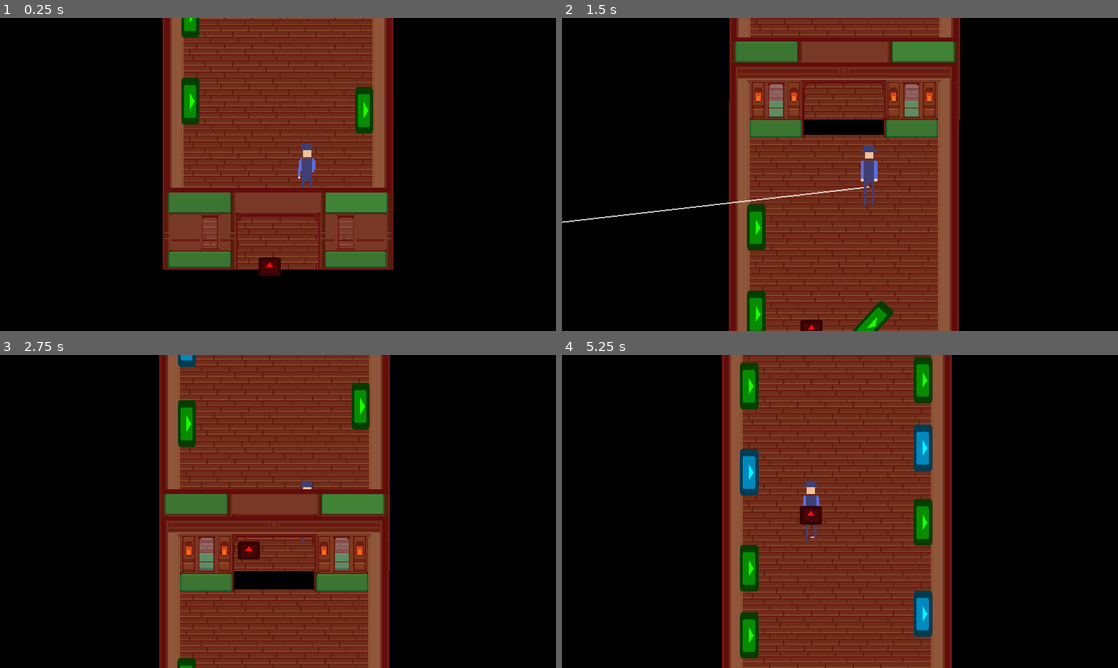
Above: before the commit, frames 1-4 (two rows, left to right).
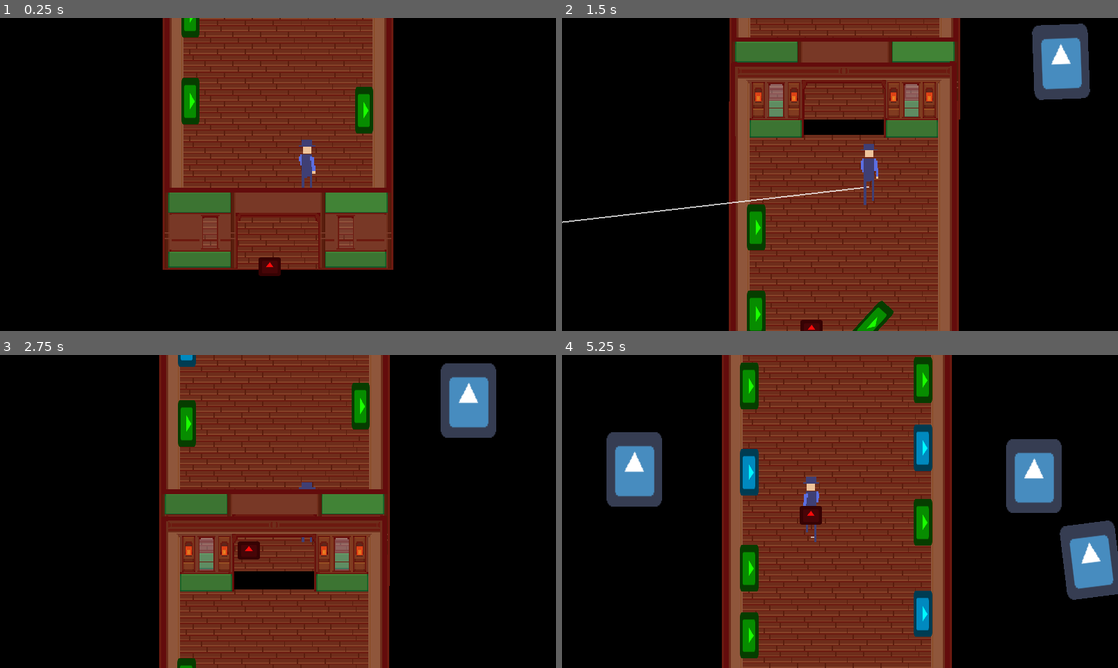
Above: after the commit, the same moments.

Repository: lajollagamesclub/week-139-followers
Game: Godot game, scene res://Main.tscn
The game is run twice, just before and just after one commit, with the same random seed, the same clock (stepped at 60 frames per second) and the same inputs. The engine's default icon, where the game draws it, is replaced by a stand-in: a white triangle on a blue panel in a dark square.
Inputs (mouse positions are in pixels of both pictures, inside the frame that each line leads up to):
- Up to frame 1 (0.25 s): no input
- Up to frame 2 (1.5 s): tap Enter at 0.5 s; move the mouse to (962, 158) at 0.52 s; press the mouse at (962, 158) at 0.53 s; hold D (g_right) 0.53-1.28 s; move the mouse to (728, 190) at 1.27 s; release the mouse at (728, 190) at 1.28 s; hold Space (g_takedown) from 1.28 s (still down); click (728, 190) at 1.35 s
- Up to frame 3 (2.75 s): move the mouse to (333, 442) at 2.02 s; release Space (g_takedown) at 2.03 s; press the mouse at (333, 442) at 2.03 s; hold D (g_right) from 2.03 s (still down)
- Up to frame 4 (5.25 s): move the mouse to (812, 574) at 2.77 s; release the mouse at (812, 574) at 2.78 s; click (812, 574) at 2.85 s; move the mouse to (1006, 558) at 3.52 s; release D (g_right) at 3.53 s; press the mouse at (1006, 558) at 3.53 s; hold A (g_left) 3.53-5.03 s; move the mouse to (673, 464) at 4.27 s; release the mouse at (673, 464) at 4.28 s; click (673, 464) at 4.35 s; move the mouse to (867, 511) at 5.02 s; press the mouse at (867, 511) at 5.03 s; hold Space (g_takedown) from 5.03 s (still down)

The runs differ from the first frame. In frame 1, 0.1% of the frame differs, in the area x 53-57%, y 38-53%; in frame 2, 2.5%; in frame 3, 2.4%; in frame 4, 7.1%, in the area x 8-100%, y 24-79%.

Commit message:
Add car spawning and movement

Diff:
--- /dev/null
+++ b/src/Car.gd
@@ -0,0 +1,50 @@
+extends Node2D
+
+signal dead(what_my_spot_was)
+
+var target_spot: Vector2 = Vector2() setget set_target_spot
+
+var my_spot: Vector2 = Vector2()
+
+var real_pos: Vector2 = Vector2()
+var time := 0.0
+var health := 0
+
+var target_rotation: float = 0.0
+
+func _ready():
+	randomize()
+	time += rand_range(0.0, 200.0)
+	health = randi()%4 + 3
+
+func _process(delta):
+	time += delta
+	var offset := Vector2(
+		cos(time + sin(time)*2.0),
+		sin(time*0.3*3.0 + sin(time/3.0) + time*0.1)*5.0
+	)*30.0
+
+	real_pos = lerp(real_pos, target_spot, 0.05)
+	global_position = real_pos + offset
+	rotation = lerp(rotation, target_rotation, deg2rad(5.0))
+
+func set_target_spot(new_target_spot):
+	target_spot = new_target_spot
+
+
+func hit():
+	health -= 1
+	rotation = deg2rad((2.0*float(randi()%2) - 1.0)*30.0)
+	if health <= 0:
+		if target_spot.x < 1080.0/2.0:
+			target_spot.x -= 500.0
+			target_rotation -= deg2rad(70.0)
+		else:
+			target_spot.x += 500.0
+			target_rotation += deg2rad(70.0)
+		$DeathTimer.start()
+
+
+func _on_DeathTimer_timeout():
+	emit_signal("dead", my_spot)
+	queue_free()
--- /dev/null
+++ b/src/Car.tscn
@@ -0,0 +1,25 @@
+[gd_scene load_steps=4 format=2]
+
+[ext_resource path="res://Car.gd" type="Script" id=1]
+[ext_resource path="res://icon.png" type="Texture" id=2]
+
+[sub_resource type="RectangleShape2D" id=1]
+extents = Vector2( 98.8663, 129.649 )
+
+[node name="Car" type="Area2D" groups=[
+"hittable",
+]]
+collision_layer = 3
+collision_mask = 3
+script = ExtResource( 1 )
+
+[node name="Sprite" type="Sprite" parent="."]
+scale = Vector2( 3, 4 )
+texture = ExtResource( 2 )
+
+[node name="CollisionShape2D" type="CollisionShape2D" parent="."]
+shape = SubResource( 1 )
+
+[node name="DeathTimer" type="Timer" parent="."]
+one_shot = true
+[connection signal="timeout" from="DeathTimer" to="." method="_on_DeathTimer_timeout"]
--- /dev/null
+++ b/src/CarManager.gd
@@ -0,0 +1,51 @@
+extends Node2D
+
+const horizontal_margin := 281.0
+const vertical_margin := 270.0
+#const vertical_spacing := 540.0
+
+var available_car_spots = []
+
+func _ready():
+	randomize()
+
+	available_car_spots.append(Vector2(horizontal_margin, vertical_margin))
+	available_car_spots.append(Vector2(horizontal_margin, 1080.0 - vertical_margin))
+	available_car_spots.append(Vector2(1920.0 - horizontal_margin, vertical_margin))
+	available_car_spots.append(Vector2(1920.0 - horizontal_margin, 1080.0 - vertical_margin))
+
+
+func _on_SpawnCarTimer_timeout():
+	if available_car_spots.size() <= 0:
+		_new_timer_time()
+		return
+
+	var car_spot_index: int = randi()%available_car_spots.size()
+	var cur_car_spot: Vector2 = available_car_spots[car_spot_index]
+	available_car_spots.remove(car_spot_index)
+
+	var cur_car: Node2D = preload("res://Car.tscn").instance()
+	add_child(cur_car)
+	cur_car.target_spot = cur_car_spot
+
+
+	if cur_car_spot.x < 1080.0/2.0:
+		cur_car_spot.x -= horizontal_margin*2.0
+		cur_car.rotation = deg2rad(40.0)
+	else:
+		cur_car_spot.x += horizontal_margin*2.0
+		cur_car.rotation = -deg2rad(40.0)
+
+	cur_car.real_pos = cur_car_spot
+	cur_car.global_position = cur_car_spot
+	cur_car.my_spot = cur_car_spot
+	cur_car.connect("dead", self, "_on_car_death")
+
+	_new_timer_time()
+
+func _on_car_death(open_spot: Vector2):
+	available_car_spots.append(open_spot)
+
+func _new_timer_time():
+	$SpawnCarTimer.wait_time = rand_range(1.0, 4.0)
+	$SpawnCarTimer.start()
--- a/src/Main.tscn
+++ b/src/Main.tscn
@@ -17,6 +17,7 @@
 [ext_resource path="res://running-animation/Running8.png" type="Texture" id=15]
 [ext_resource path="res://running-animation/Running7.png" type="Texture" id=16]
 [ext_resource path="res://running-animation/Running3.png" type="Texture" id=17]
+[ext_resource path="res://CarManager.gd" type="Script" id=18]
 
 [sub_resource type="RectangleShape2D" id=1]
 extents = Vector2( 32, 32 )
@@ -79,6 +80,7 @@
 [node name="AnimatedSprite" type="AnimatedSprite" parent="Player"]
 scale = Vector2( 2, 2 )
 frames = SubResource( 3 )
+frame = 3
 playing = true
 
 [node name="Pursuer" type="Area2D" parent="." groups=[
@@ -96,7 +98,15 @@
 
 [node name="CollisionShape2D" type="CollisionShape2D" parent="Pursuer"]
 shape = SubResource( 4 )
+
+[node name="CarManager" type="Node2D" parent="."]
+script = ExtResource( 18 )
+
+[node name="SpawnCarTimer" type="Timer" parent="CarManager"]
+one_shot = true
+autostart = true
 [connection signal="area_entered" from="Player/SuitcaseTakedown" to="Player/SuitcaseTakedown" method="_on_SuitcaseTakedown_area_entered"]
 [connection signal="takedown_slowdown" from="Player/SuitcaseTakedown" to="Player" method="_on_SuitcaseTakedown_takedown_slowdown"]
 [connection signal="timeout" from="Player/SuitcaseTakedown/Timer" to="Player/SuitcaseTakedown" method="_on_Timer_timeout"]
 [connection signal="area_entered" from="Pursuer" to="Pursuer" method="_on_Pursuer_area_entered"]
+[connection signal="timeout" from="CarManager/SpawnCarTimer" to="CarManager" method="_on_SpawnCarTimer_timeout"]
--- a/src/Player.gd
+++ b/src/Player.gd
@@ -10,7 +10,7 @@
 onready var target_x_pos: float = global_position.x
 
 var cur_speed := 0.0
-var original_y := global_position.y
+onready var original_y := global_position.y
 
 func _ready():
 	GameState.connect("caught", self, "_on_caught")
--- a/src/TrainCar.tscn
+++ b/src/TrainCar.tscn
@@ -134,3 +134,21 @@
 offset = Vector2( -99, -63.944 )
 region_enabled = true
 region_rect = Rect2( 0, 0, 199, 39 )
+
+[node name="Back3" type="Sprite" parent="Back"]
+position = Vector2( 0.1548, 0.995148 )
+z_index = 2
+texture = ExtResource( 7 )
+centered = false
+offset = Vector2( -99, -63.944 )
+region_enabled = true
+region_rect = Rect2( 0.113556, 1, 7.62805, 64 )
+
+[node name="Back4" type="Sprite" parent="Back"]
+position = Vector2( 1.12875, -2.46019 )
+z_index = 2
+texture = ExtResource( 7 )
+centered = false
+offset = Vector2( 91.4, -63.369 )
+region_enabled = true
+region_rect = Rect2( 191, -2.08, 8, 64 )
Not shown: 1 places in src/Main.tscn that only renumber resources
Not shown: 3 places in src/TrainCar.tscn that only renumber resources
